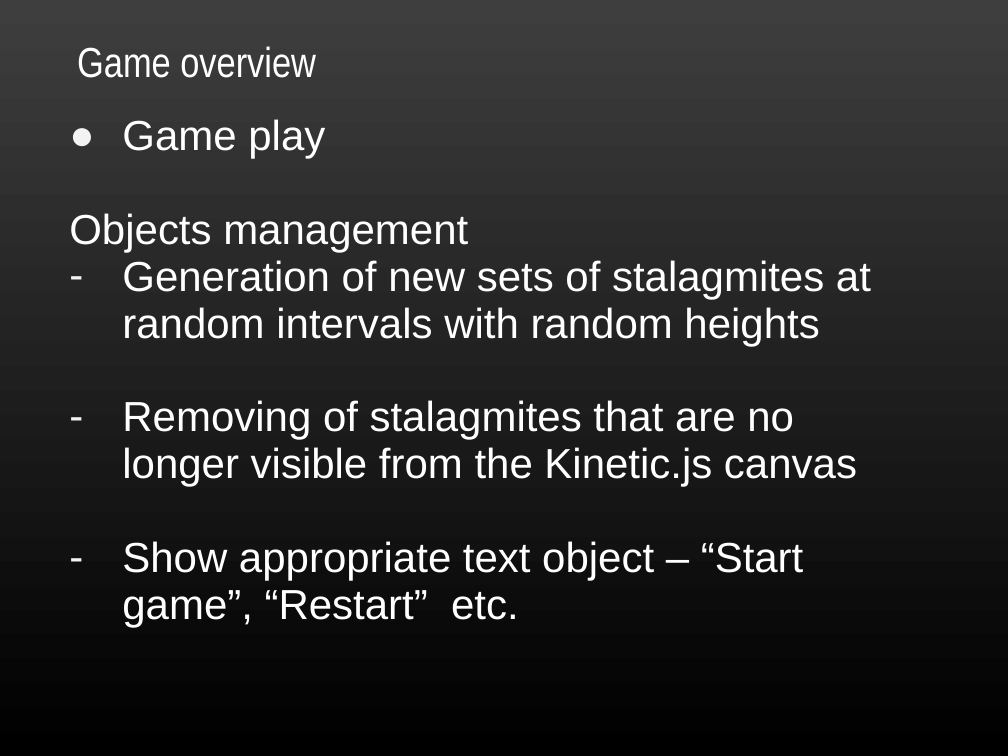
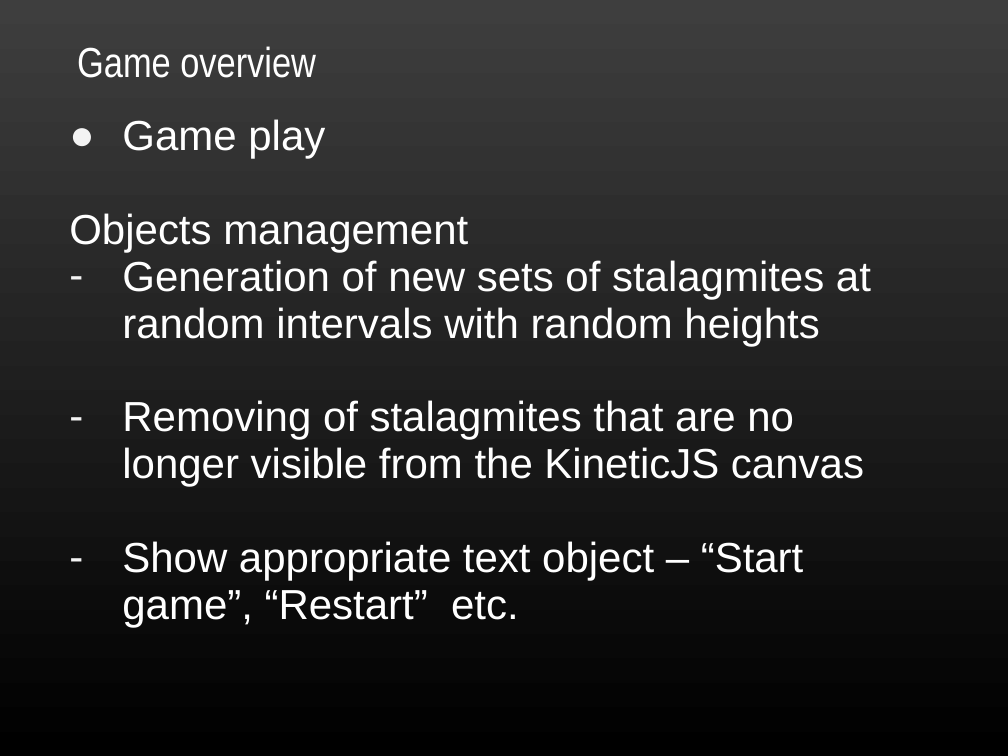
Before and after one commit to TeamSimba/Flapper, a slide deck: slide 11 of Flappy/Documentation/presentation.ppt. Drawn at 1008x756 pixels with LibreOffice and Linux fonts; fonts in the diff are those of the drawing; background and template pictures are left out. Boxes give left, top, right and bottom in pixels: in the first picture for what was removed or moved away, otherwise in the second. Text is boxed around its words. In the diff, an @@ line names an element or a change of style, - is before the commit and + after.

```diff
--- a/Flappy/Documentation/presentation.ppt
+++ b/Flappy/Documentation/presentation.ppt
@@ text at (x1=122, y1=400, x2=864, y2=487): text changed @@
-– Removing of stalagmites that are no longer visible from the Kinetic.js canvas
+– Removing of stalagmites that are no longer visible from the KineticJS canvas
```
Also in this commit, not shown: 5 other slides changed, 2 other files.
